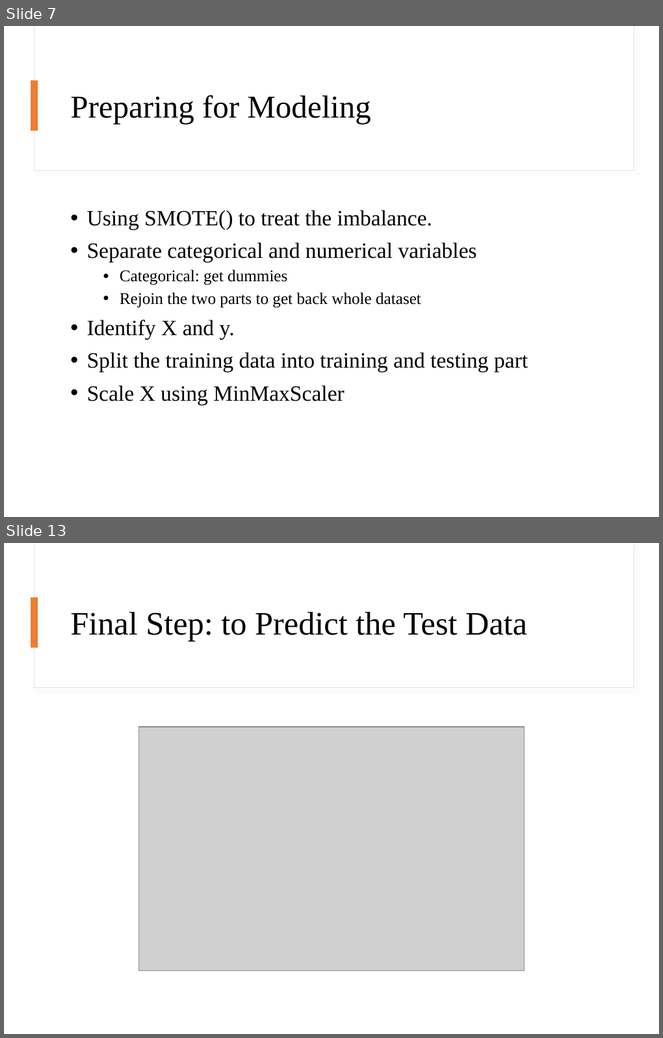
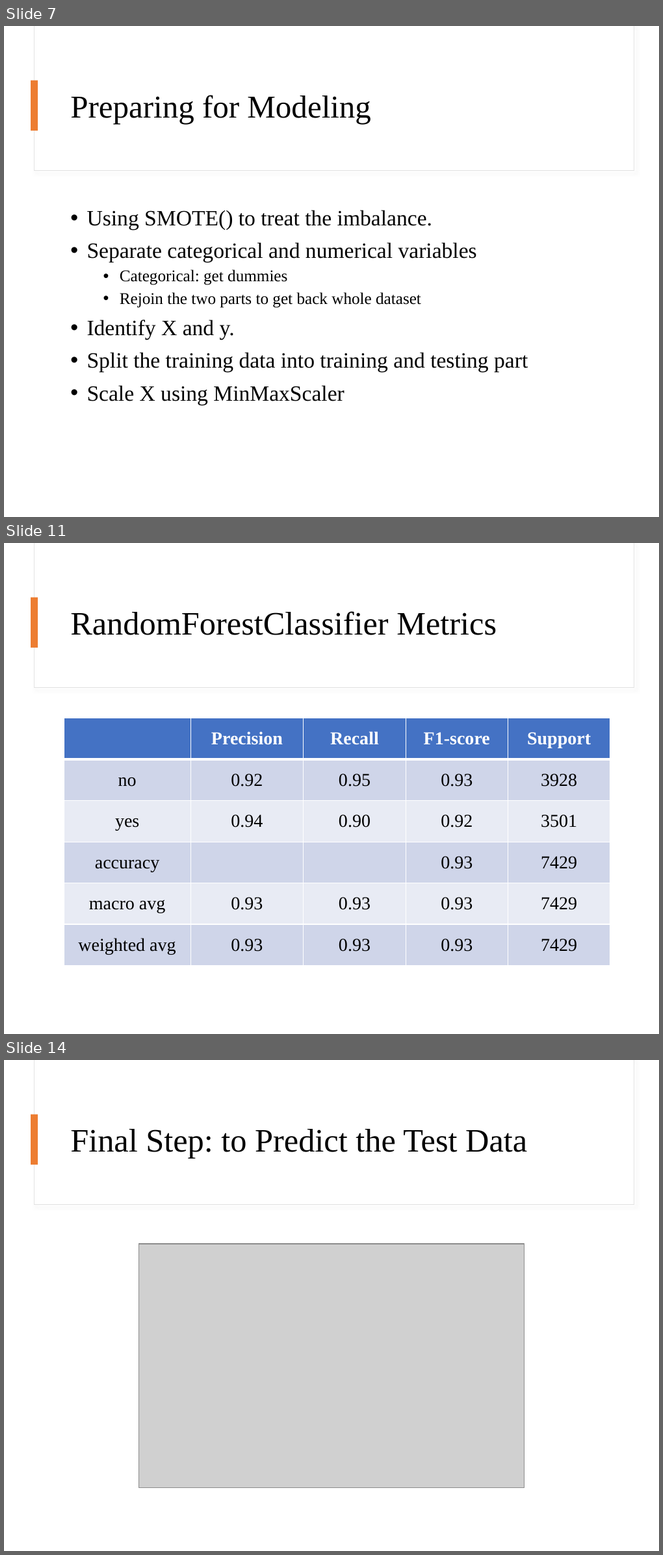
Before and after one commit to mengyanl/DirectMarketing, a slide deck: DirectMarket.pptx. Shown one above the other, each under a label of ours: slides 7 and 13 before the commit, slides 7, 11 and 14 after it; the slides between them are not shown. The pictures are 663x1038 and 663x1555 pixels, drawn with LibreOffice and Linux fonts; fonts in the diff are those of the drawing; grey boxes stand for pictures. Boxes give left, top, right and bottom in pixels: in the first picture for what was removed or moved away, otherwise in the second. Text is boxed around its words. In the diff, an @@ line names an element or a change of style, - is before the commit and + after.

```diff
--- a/DirectMarket.pptx
+++ b/DirectMarket.pptx
@@ slide 11 added at box(4, 543, 659, 1034), background #FFFFFF @@
@@ rectangle added at box(34, 543, 634, 688), fill #FFFFFF, outline #E1E1E1 0.75 pt @@
@@ rectangle added at box(35, 543, 634, 687), fill #FFFFFF @@
@@ rectangle added at box(31, 598, 37, 648), fill #ED7D31 @@
@@ title added at box(70, 611, 497, 635), 36 pt, text #000000 @@
+RandomForestClassifier Metrics
@@ table added at box(64, 719, 610, 966), 6 rows, 5 columns @@
+ | Precision | Recall | F1-score | Support
+no | 0.92 | 0.95 | 0.93 | 3928
+yes | 0.94 | 0.90 | 0.92 | 3501
+accuracy |  |  | 0.93 | 7429
+macro avg | 0.93 | 0.93 | 0.93 | 7429
+weighted avg | 0.93 | 0.93 | 0.93 | 7429
@@ what was slide 13 is now slide 14 @@
```
Also in this commit, not shown: 5 slides changed.
